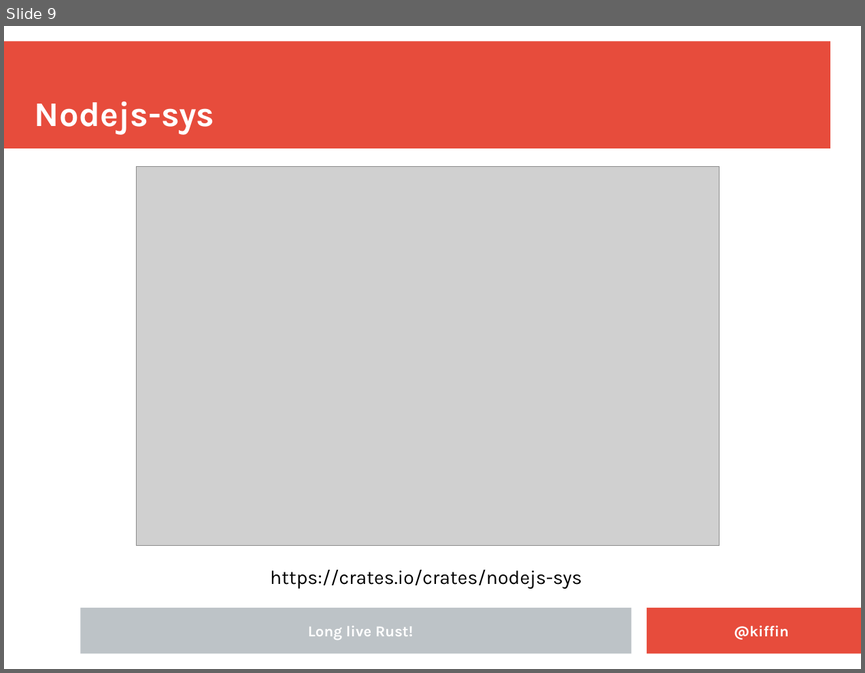
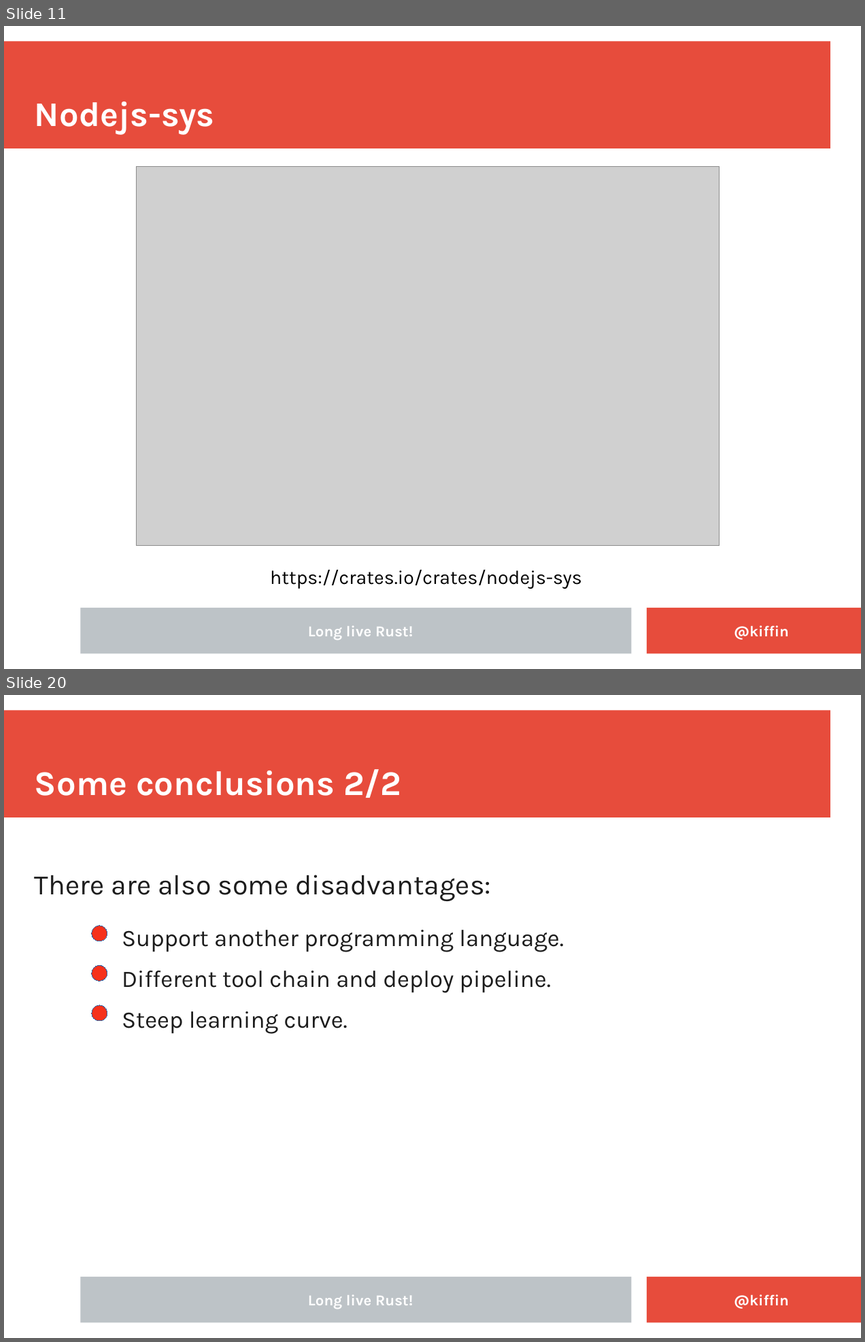
Before and after one commit to kgish/rust-node-addon-template, a slide deck: documents/Embedding-Rust-in-NodeJS-applications.odp. Shown one above the other, each under a label of ours: slide 9 before the commit, slides 11 and 20 after it; the slides between them are not shown. The pictures are 865x673 and 865x1342 pixels, drawn with LibreOffice and Linux fonts; fonts in the diff are those of the drawing; grey boxes stand for pictures; background and template pictures are left out. Boxes give left, top, right and bottom in pixels: in the first picture for what was removed or moved away, otherwise in the second. Text is boxed around its words. In the diff, an @@ line names an element or a change of style, - is before the commit and + after.

```diff
--- a/documents/Embedding-Rust-in-NodeJS-applications.odp
+++ b/documents/Embedding-Rust-in-NodeJS-applications.odp
@@ slide 20 added at box(4, 695, 861, 1338), background #FFFFFF; not listed: 3 template elements that a slide beside it also shows @@
@@ title added at box(35, 769, 401, 798), 32 pt, text #FFFFFF, bold @@
+Some conclusions 2/2
@@ text added at box(35, 875, 491, 901), 26 pt, text #1C1C1C @@
+There are also some disadvantages:
@@ ellipse added at box(92, 925, 107, 940), fill #F6311B, outline #3465A4 0 pt @@
@@ text added at box(122, 930, 564, 1034), 22 pt, text #1C1C1C @@
+  Support another programming language.
+  Different tool chain and deploy pipeline.
+  Steep learning curve.
@@ ellipse added at box(92, 966, 107, 981), fill #F6311B, outline #3465A4 0 pt @@
@@ ellipse added at box(92, 1005, 107, 1021), fill #F6311B, outline #3465A4 0 pt @@
@@ text added at box(308, 1294, 413, 1308), 14 pt, text #FFFFFF, bold @@
+Long live Rust!
@@ text added at box(734, 1294, 789, 1308), 14 pt, text #FFFFFF, bold @@
+@kiffin
@@ what was slide 9 is now slide 11 @@
```
Also in this commit, not shown: 8 slides changed, 8 other slides added.
